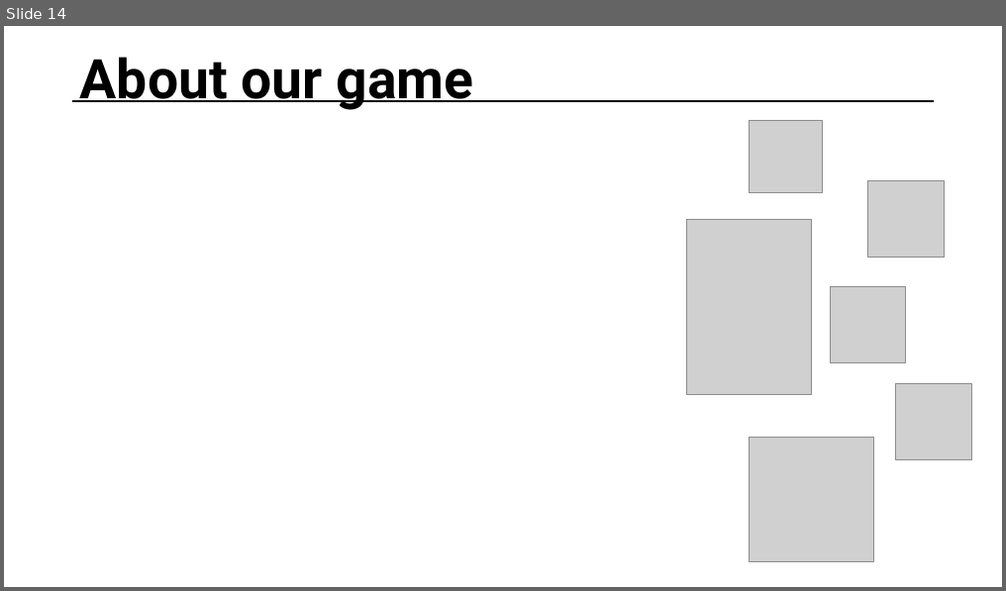
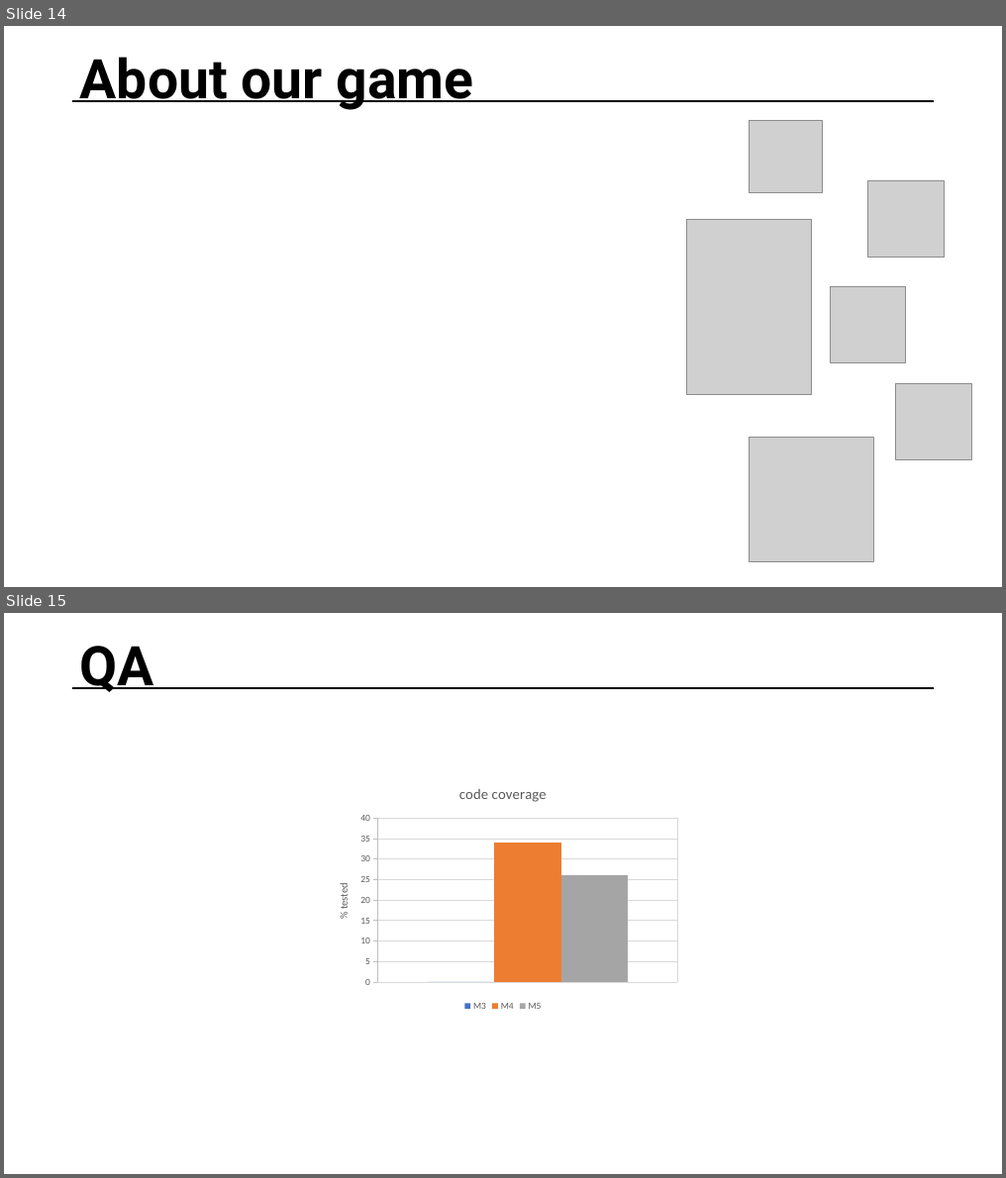
Before and after one commit to Siesma/OreRush, a slide deck: documents/Milestone_5_-_Presentation.pptx. Shown one above the other, each under a label of ours: slide 14 before the commit, slides 14 and 15 after it. The pictures are 1006x591 and 1006x1178 pixels, drawn with LibreOffice and Linux fonts; fonts in the diff are those of the drawing; grey boxes stand for pictures. Boxes give left, top, right and bottom in pixels: in the first picture for what was removed or moved away, otherwise in the second. Text is boxed around its words. In the diff, an @@ line names an element or a change of style, - is before the commit and + after.

```diff
--- a/documents/Milestone_5_-_Presentation.pptx
+++ b/documents/Milestone_5_-_Presentation.pptx
@@ slide 15 added at (4, 613, 1002, 1174), background #FFFFFF @@
@@ text added at (80, 646, 154, 692), 52.6 pt, text #000000, bold @@
+QA
@@ line added from (73, 688) to (934, 688), #000000 1.5 pt @@
@@ column chart added at (322, 772, 685, 1015) @@
+title "code coverage "
+categories: 1
+M3: 0
+M4: 34
+M5: 26
```
Also in this commit, not shown: 2 other slides added, 1 slide removed, 1 other file.
